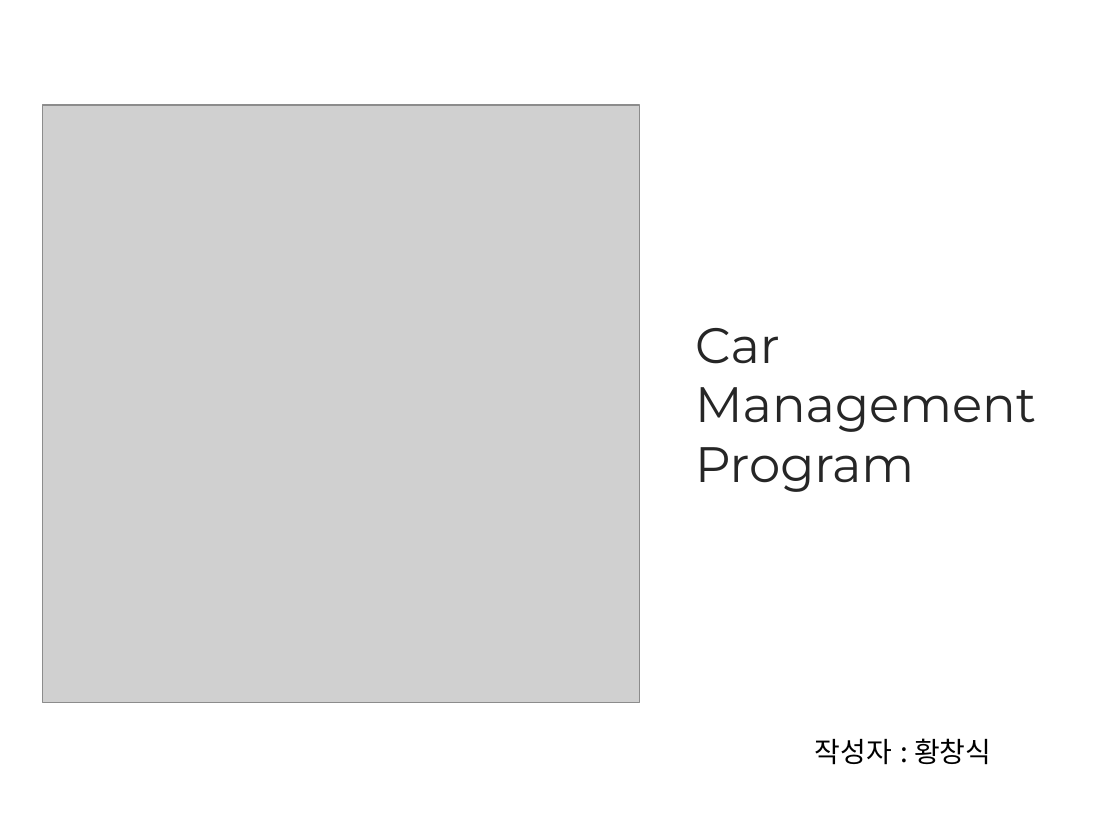
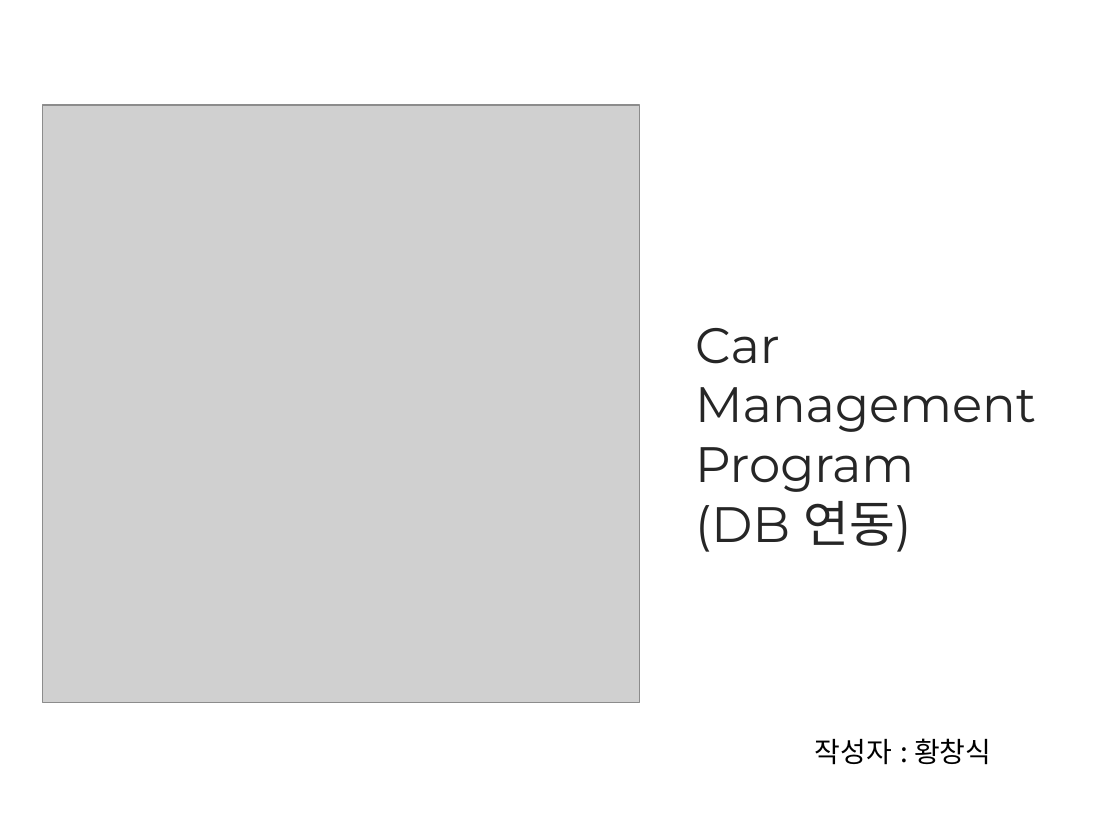
Before and after one commit to Yorgos7784/SW_Lesson, a slide deck: slide 1 of Portfolio/ppt/CarManagementProgram.pptx. Drawn at 1120x840 pixels with LibreOffice and Linux fonts; fonts in the diff are those of the drawing; grey boxes stand for pictures. Boxes give left, top, right and bottom in pixels: in the first picture for what was removed or moved away, otherwise in the second. Text is boxed around its words. In the diff, an @@ line names an element or a change of style, - is before the commit and + after.

```diff
--- a/Portfolio/ppt/CarManagementProgram.pptx
+++ b/Portfolio/ppt/CarManagementProgram.pptx
@@ text at (x1=695, y1=501, x2=911, y2=552): paragraph added @@
+(DB 연동)
```
Also in this commit, not shown: 10 slides added, 36 other files.
